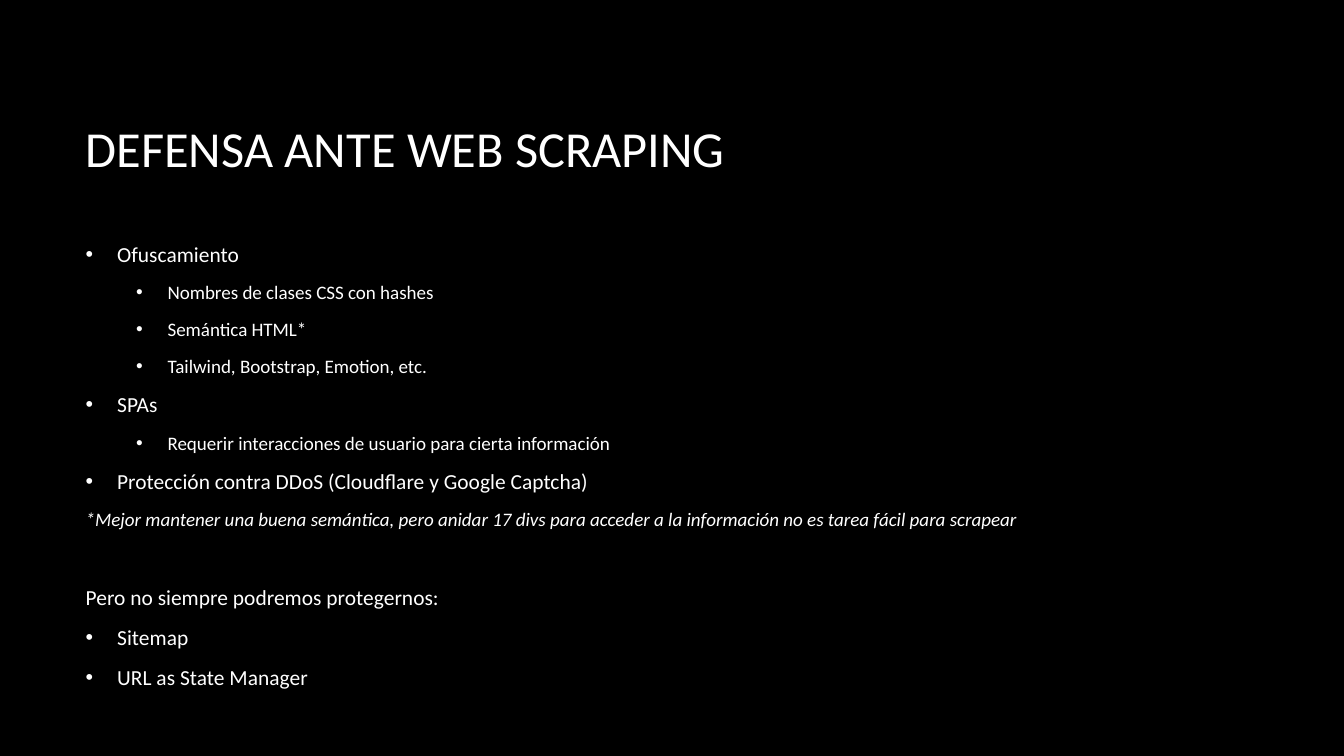
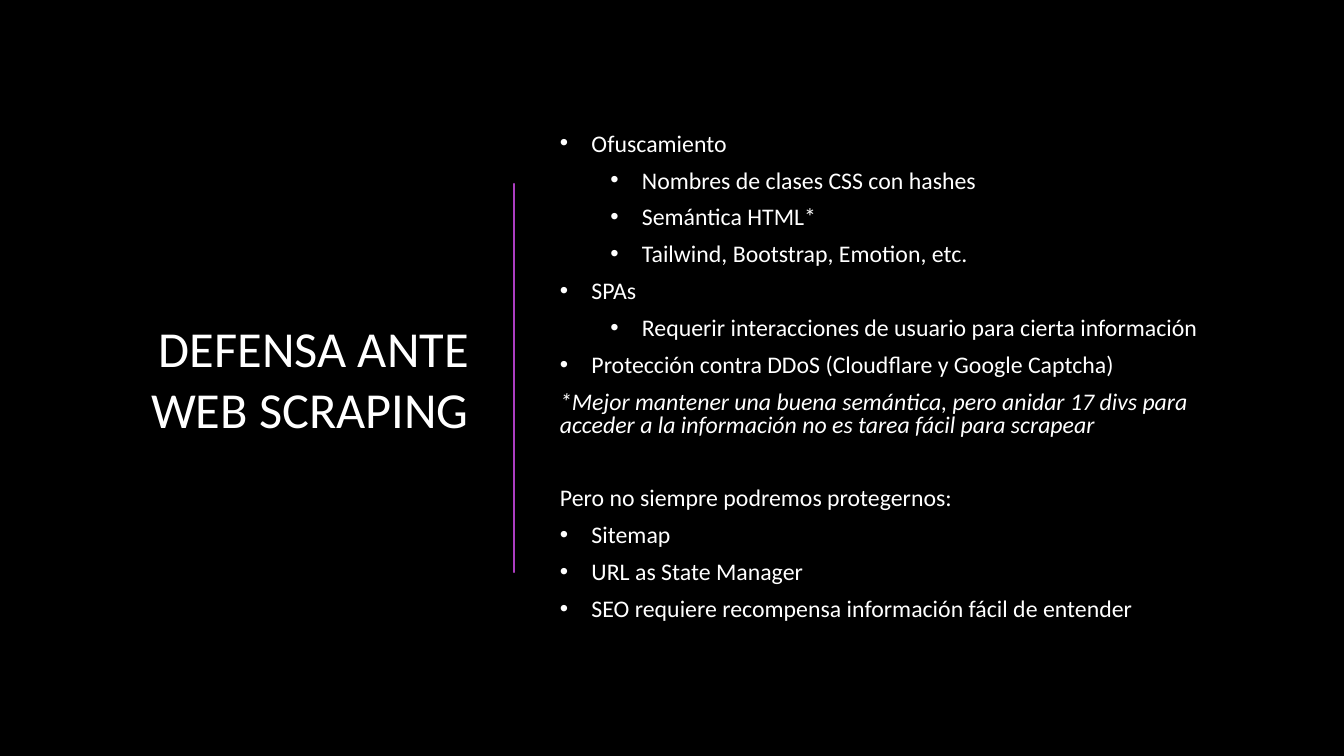
Before and after one commit to jofaval/talks-about, a slide deck: slide 20 of uv/web-scraping-y-las-bases-de-datos-ofuscadas/web-scraping-core.pptx (slide 17 before the commit). Drawn at 1344x756 pixels with LibreOffice and Linux fonts; fonts in the diff are those of the drawing; background and template pictures are left out. Boxes give left, top, right and bottom in pixels: in the first picture for what was removed or moved away, otherwise in the second. Text is boxed around its words. In the diff, an @@ line names an element or a change of style, - is before the commit and + after.

Commit message:
feat(uv): web-scraping polishing

```diff
--- a/uv/web-scraping-y-las-bases-de-datos-ofuscadas/web-scraping-core.pptx
+++ b/uv/web-scraping-y-las-bases-de-datos-ofuscadas/web-scraping-core.pptx
@@ title "DEFENSA ANTE WEB SCRAPING": place and size @@
-title "DEFENSA ANTE WEB SCRAPING" at bbox=[86, 134, 724, 168]
+title "DEFENSA ANTE WEB SCRAPING" at bbox=[151, 334, 469, 429]
@@ title "DEFENSA ANTE WEB SCRAPING" at bbox=[151, 334, 469, 429]: alignment left to right @@
@@ text "Ofuscamiento": place and size @@
-text "Ofuscamiento" at bbox=[86, 247, 1017, 649]
+text "Ofuscamiento" at bbox=[560, 135, 1197, 621]
@@ text "Ofuscamiento" at bbox=[560, 135, 1197, 621]: vertical alignment top to middle @@
@@ text at bbox=[560, 135, 1197, 584]: size 15.3 to 17 pt in "Ofuscamiento", "SPAs", "Protección contra DDoS (Cloudflare y Google Captcha)", "Pero no siempre podremos protegernos:" and 2 more places; size 13.6 to 17 pt in "Nombres de clases CSS con hashes", "Semántica HTML*", "Tailwind, Bootstrap, Emotion, etc.", "Requerir interacciones de usuario para cierta información" and 1 more places; line spacing 1 to 0.8 @@
@@ line added from (514, 184) to (514, 572), #AC3EC1 1.5 pt @@
@@ text at bbox=[591, 600, 1132, 621]: paragraph added @@
+• SEO requiere recompensa información fácil de entender
```
Also in this commit, not shown: 5 other slides changed, 5 slides added.
